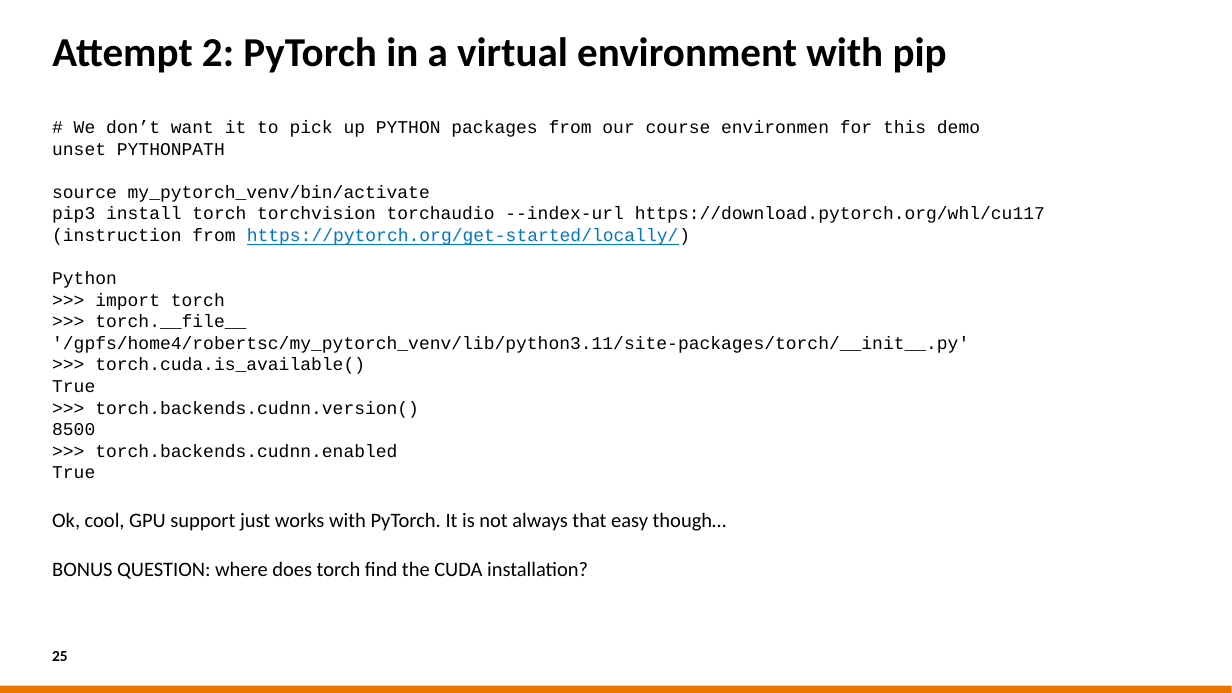
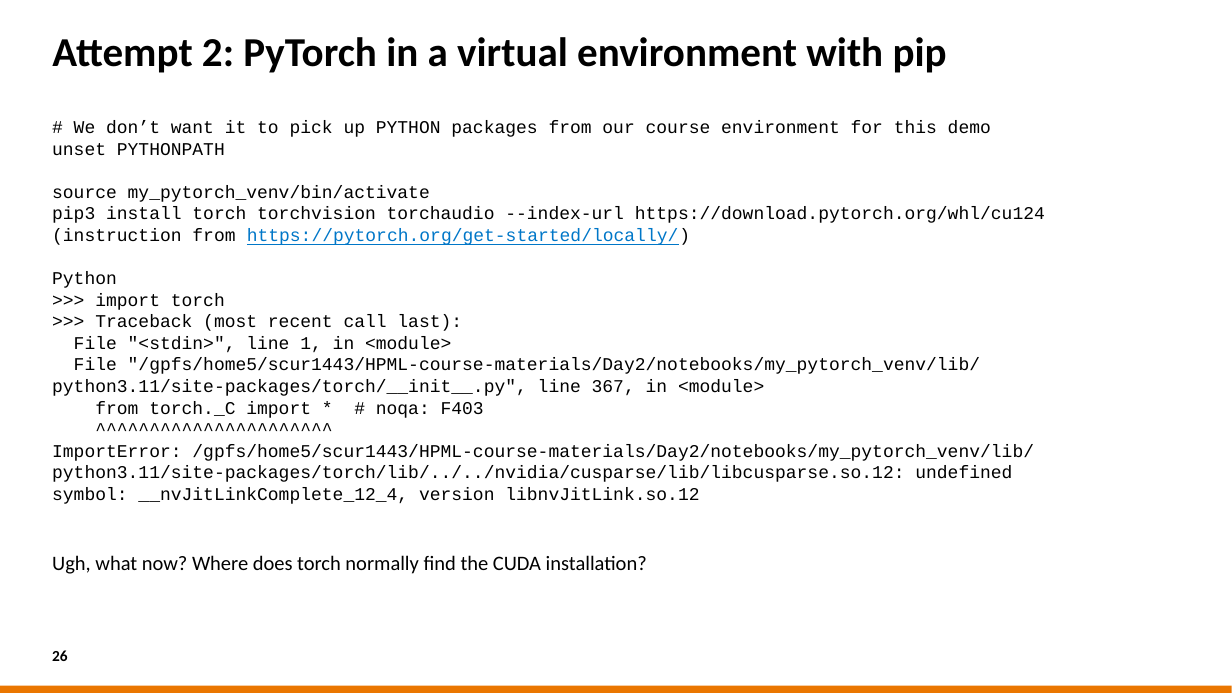
Before and after one commit to sara-nl/HPML-course-materials, a slide deck: slide 26 of Day2/slides/Software_installations_on_HPC_systems.pptx (slide 25 before the commit). Drawn at 1232x693 pixels with LibreOffice and Linux fonts; fonts in the diff are those of the drawing; background and template pictures are left out. Boxes give left, top, right and bottom in pixels: in the first picture for what was removed or moved away, otherwise in the second. Text is boxed around its words. In the diff, an @@ line names an element or a change of style, - is before the commit and + after.

Commit message:
Modified slides for software installations after RHEL 9 upgrade

```diff
--- a/Day2/slides/Software_installations_on_HPC_systems.pptx
+++ b/Day2/slides/Software_installations_on_HPC_systems.pptx
@@ text at (x1=74, y1=121, x2=991, y2=137): text changed @@
-# We don’t want it to pick up PYTHON packages from our course environmen for this demo
+# We don’t want it to pick up PYTHON packages from our course environment for this demo
@@ text at (x1=52, y1=207, x2=1045, y2=245): text changed @@
-pip3 install torch torchvision torchaudio --index-url https://download.pytorch.org/whl/cu117 (instruction from https://pytorch.org/get-started/locally/)
+pip3 install torch torchvision torchaudio --index-url https://download.pytorch.org/whl/cu124 (instruction from https://pytorch.org/get-started/locally/)
@@ text at (x1=52, y1=315, x2=1034, y2=574): text changed @@
->>> torch.__file__
-'/gpfs/home4/robertsc/my_pytorch_venv/lib/python3.11/site-packages/torch/__init__.py'
->>> torch.cuda.is_available()
-True
->>> torch.backends.cudnn.version()
-8500
->>> torch.backends.cudnn.enabled
-True
-Ok, cool, GPU support just works with PyTorch. It is not always that easy though…
-BONUS QUESTION: where does torch find the CUDA installation?
+>>> Traceback (most recent call last):
+File "<stdin>", line 1, in <module>
+File "/gpfs/home5/scur1443/HPML-course-materials/Day2/notebooks/my_pytorch_venv/lib/python3.11/site-packages/torch/__init__.py", line 367, in <module>
+from torch._C import * # noqa: F403
+^^^^^^^^^^^^^^^^^^^^^^
+ImportError: /gpfs/home5/scur1443/HPML-course-materials/Day2/notebooks/my_pytorch_venv/lib/python3.11/site-packages/torch/lib/../../nvidia/cusparse/lib/libcusparse.so.12: undefined symbol: __nvJitLinkComplete_12_4, version libnvJitLink.so.12
+Ugh, what now? Where does torch normally find the CUDA installation?
@@ page number at (x1=52, y1=650, x2=68, y2=661): text changed @@
-25
+26
```
Also in this commit, not shown: 17 other slides changed, 5 slides added, 1 slide removed.
